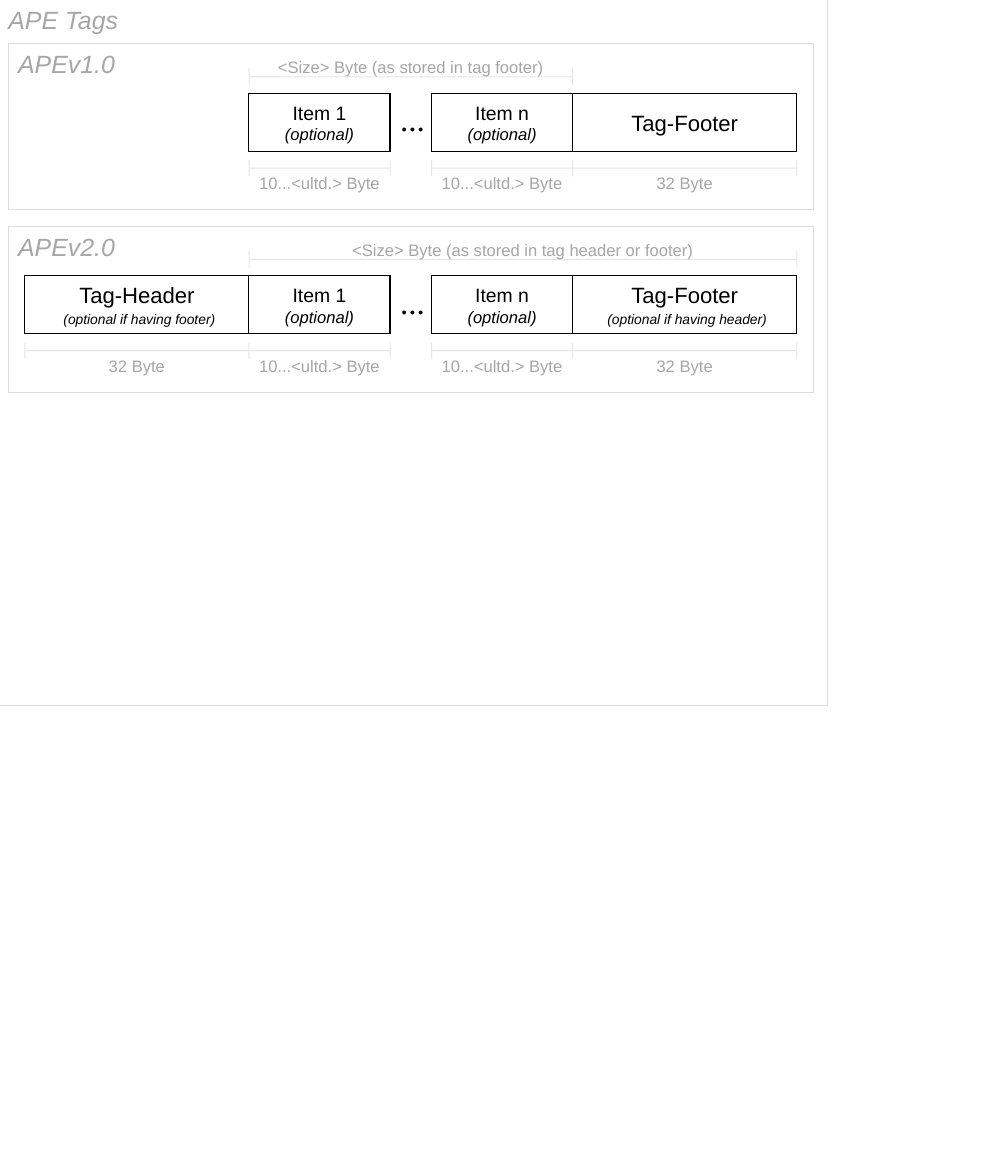
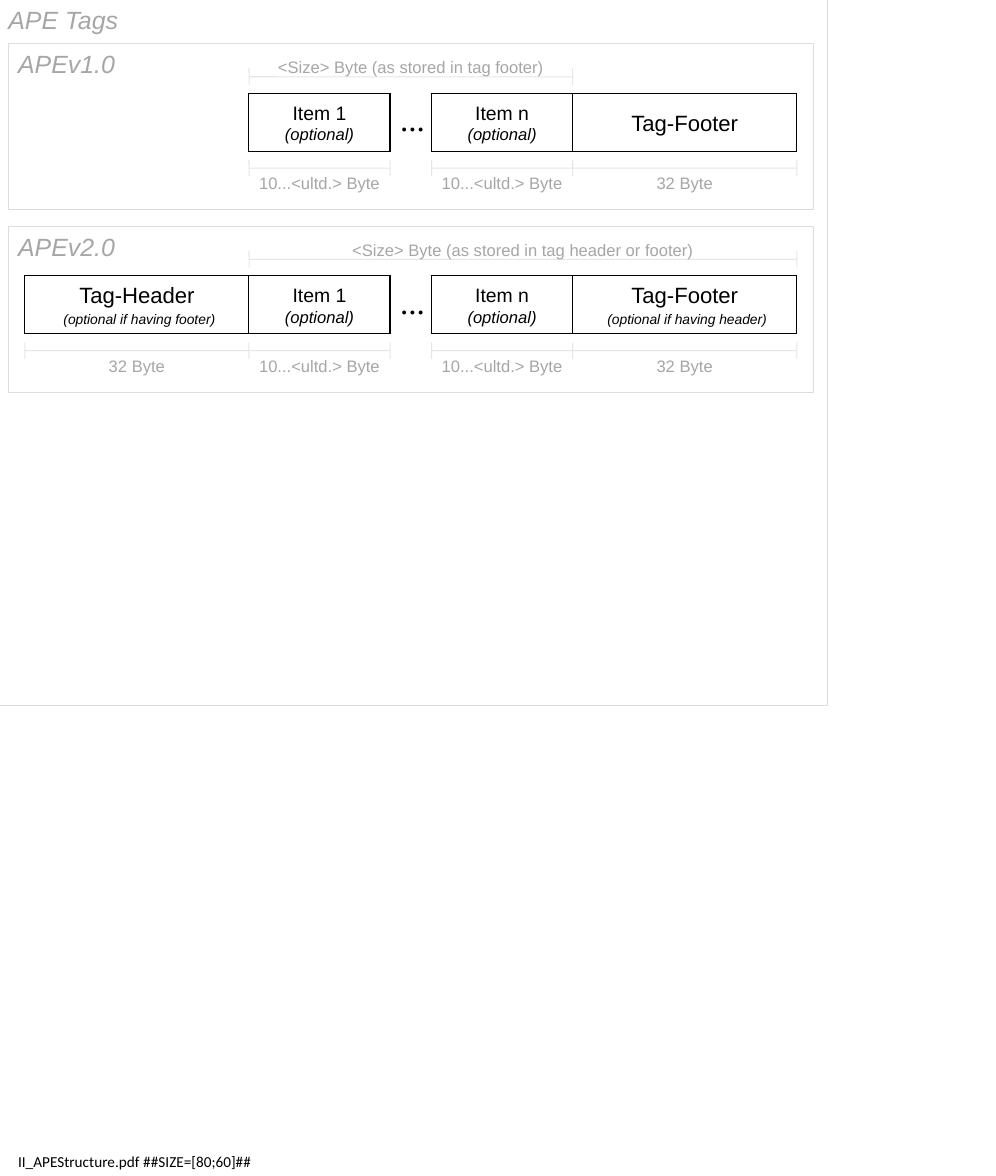
Before and after one commit to jebbard/jMeta, a slide deck: slide 9 of jMetaDocs/DesignConcept/figures/FiguresBig.ppt. Drawn at 996x1176 pixels with LibreOffice and Linux fonts; fonts in the diff are those of the drawing. Boxes give left, top, right and bottom in pixels: in the first picture for what was removed or moved away, otherwise in the second. Text is boxed around its words. In the diff, an @@ line names an element or a change of style, - is before the commit and + after.

```diff
--- a/jMetaDocs/DesignConcept/figures/FiguresBig.ppt
+++ b/jMetaDocs/DesignConcept/figures/FiguresBig.ppt
@@ text added at box(18, 1156, 251, 1170), 11 pt, text #000000 @@
+II_APEStructure.pdf ##SIZE=[80;60]##
```
Also in this commit, not shown: 8 other slides changed, 46 other files.
